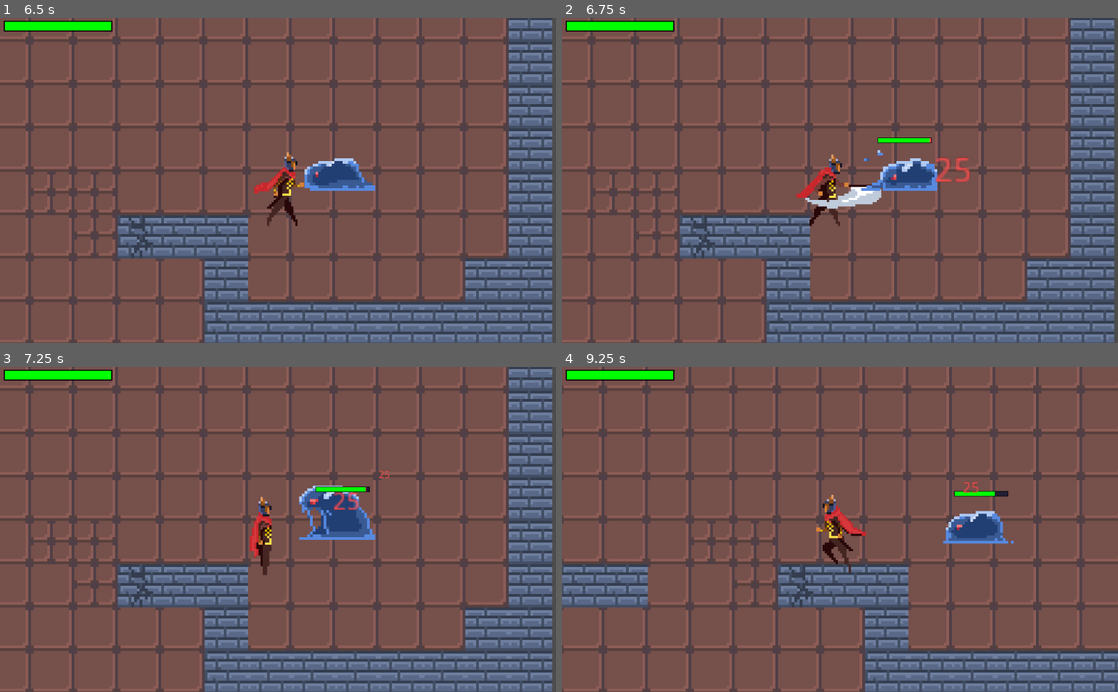
Above: before the commit, frames 1-4 (two rows, left to right).
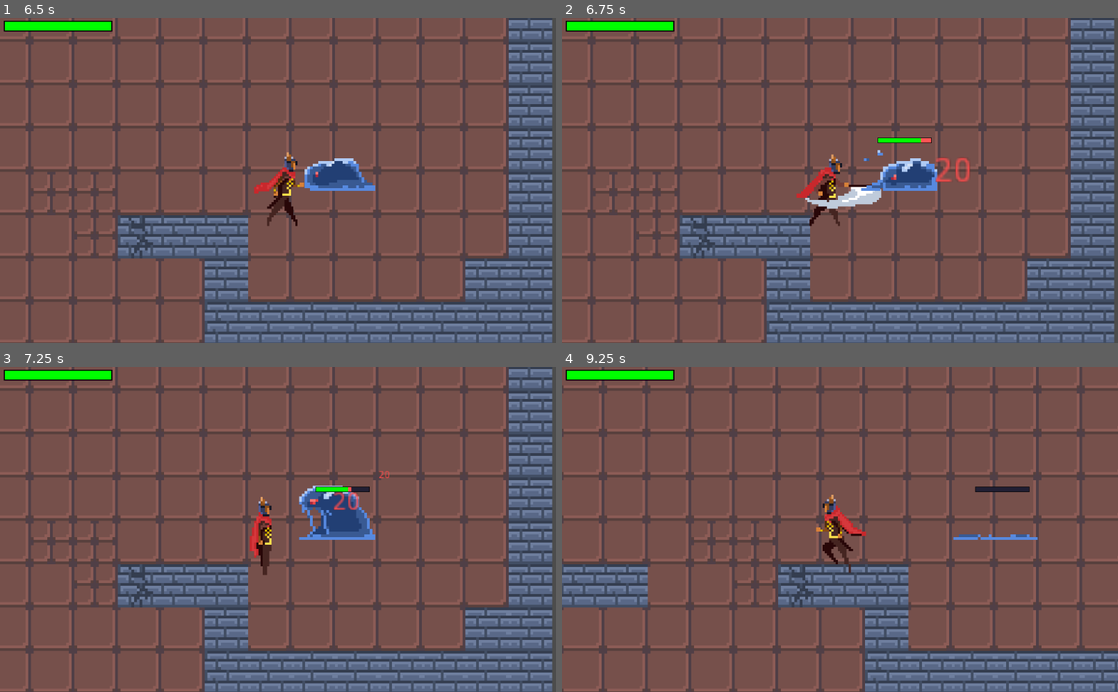
Above: after the commit, the same moments.

Repository: skni-kod/roguelike
Game: Godot game, scene res://Scenes/Levels/Main.tscn
Same seed, same stepped clock (60 frames per second), same inputs: the game is played once before the commit and once after it. Before the commit the project starts from res://Scenes/Levels/Testing.tscn.
Inputs (mouse positions are in pixels of both pictures, inside the frame that each line leads up to):
- Up to frame 1 (6.5 s): tap Enter at 0.5 s; move the mouse to (250, 245) at 0.52 s; press the mouse at (250, 245) at 0.53 s; hold W (move_up) 0.53-2.03 s; move the mouse to (444, 229) at 1.27 s; release the mouse at (444, 229) at 1.28 s; click (444, 229) at 1.35 s; move the mouse to (111, 131) at 2.02 s; press the mouse at (111, 131) at 2.03 s; hold A (move_left) 2.03-3.53 s; move the mouse to (305, 180) at 2.77 s; release the mouse at (305, 180) at 2.78 s; click (305, 180) at 2.85 s; move the mouse to (194, 99) at 3.52 s; press the mouse at (194, 99) at 3.53 s; hold S (move_down) 3.53-4.28 s; move the mouse to (400, 164) at 4.27 s; release the mouse at (400, 164) at 4.28 s; hold D (move_right) 4.28-5.03 s; click (400, 164) at 4.35 s; move the mouse to (166, 196) at 5.02 s; press the mouse at (166, 196) at 5.03 s; hold W (move_up) 5.03-5.78 s; move the mouse to (333, 109) at 5.77 s; release the mouse at (333, 109) at 5.78 s; hold D (move_right) from 5.78 s (still down); click (333, 109) at 5.85 s
- Up to frame 2 (6.75 s): keep holding D (move_right); move the mouse to (812, 245) at 6.52 s; press the mouse at (812, 245) at 6.53 s
- Up to frame 3 (7.25 s): keep holding D (move_right)
- Up to frame 4 (9.25 s): move the mouse to (1006, 578) at 7.27 s; release the mouse at (1006, 578) at 7.28 s; click (1006, 578) at 7.35 s; move the mouse to (673, 480) at 8.02 s; release D (move_right) at 8.03 s; press the mouse at (673, 480) at 8.03 s; hold S (move_down) 8.03-8.78 s; move the mouse to (867, 529) at 8.77 s; release the mouse at (867, 529) at 8.78 s; hold A (move_left) from 8.78 s (still down); click (867, 529) at 8.85 s

Frame 1 is identical in both runs. In frame 2, 0.1% of the frame differs, in the area x 64-74%, y 36-51%; in frame 3, 0.1%; in frame 4, 1.4%, in the area x 68-86%, y 35-55%.

Commit message:
small adjustments

Diff:
--- a/Scenes/Actors/Player.gd
+++ b/Scenes/Actors/Player.gd
@@ -6,7 +6,7 @@
 export var speed = 2
 var direction = Vector2()
 export var health = 100
-export var damage = 25
+export var damage = 20
 onready var health_bar = $Camera2D/HealthBar
 
 func _ready():
--- a/Scenes/Actors/slime.gd
+++ b/Scenes/Actors/slime.gd
@@ -6,7 +6,7 @@
 export var dps = 5
 var right = 1
 var attack = false
-export var health = 600
+export var health = 100
 onready var health_bar = $HealthBar
 var floating_dmg = preload("res://Scenes/UI/FloatingDmg.tscn")
 
--- a/Scenes/Levels/Testing.tscn
+++ b/Scenes/Levels/Main.tscn
@@ -1,16 +1,16 @@
 [gd_scene load_steps=18 format=2]
 
-[ext_resource path="res://Scenes/Actors/Player.tscn" type="PackedScene" id=1]
-[ext_resource path="res://Assets/TileMap/floor/floor_3.png" type="Texture" id=2]
-[ext_resource path="res://Assets/TileMap/wall/wall_2.png" type="Texture" id=3]
-[ext_resource path="res://Assets/TileMap/floor/floor_2.png" type="Texture" id=4]
-[ext_resource path="res://Assets/TileMap/floor/floor_1.png" type="Texture" id=5]
-[ext_resource path="res://Assets/TileMap/floor/floor_4.png" type="Texture" id=6]
-[ext_resource path="res://Assets/TileMap/wall/wall_1.png" type="Texture" id=7]
+[ext_resource path="res://Scenes/Actors/Slime.tscn" type="PackedScene" id=1]
+[ext_resource path="res://Scenes/Actors/Player.tscn" type="PackedScene" id=2]
+[ext_resource path="res://Assets/TileMap/floor/floor_4.png" type="Texture" id=3]
+[ext_resource path="res://Assets/TileMap/floor/floor_1.png" type="Texture" id=4]
+[ext_resource path="res://Assets/TileMap/wall/wall_1.png" type="Texture" id=5]
+[ext_resource path="res://Assets/TileMap/floor/floor_2.png" type="Texture" id=6]
+[ext_resource path="res://Assets/TileMap/wall/wall_2.png" type="Texture" id=7]
 [ext_resource path="res://Assets/TileMap/floor/floor_6.png" type="Texture" id=8]
 [ext_resource path="res://Assets/TileMap/wall/wall_side_left .png" type="Texture" id=9]
 [ext_resource path="res://Assets/TileMap/wall/wall_crack.png" type="Texture" id=10]
-[ext_resource path="res://Scenes/Actors/Slime.tscn" type="PackedScene" id=11]
+[ext_resource path="res://Assets/TileMap/floor/floor_3.png" type="Texture" id=11]
 
 [sub_resource type="TileSet" id=1]
 0/name = "floor_6.png 0"
--- a/project.godot
+++ b/project.godot
@@ -16,7 +16,7 @@
 [application]
 
 config/name="roguelike"
-run/main_scene="res://Scenes/Levels/Testing.tscn"
+run/main_scene="res://Scenes/Levels/Main.tscn"
 config/icon="res://icon.png"
 
 [input]
Not shown: 8 places in Scenes/Levels/Main.tscn that only renumber resources
